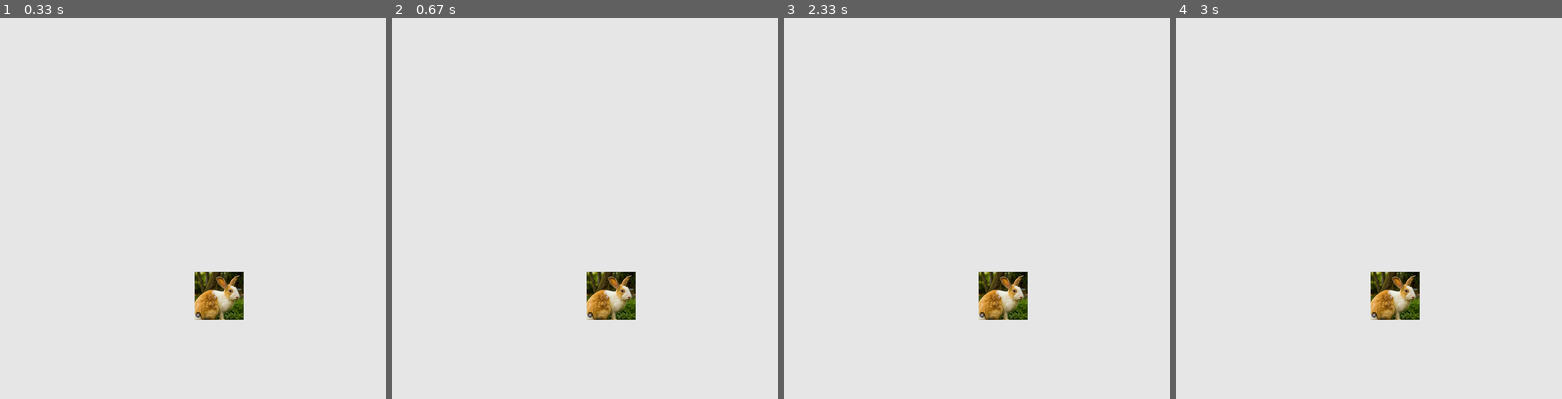
Above: before the commit, frames 1-4 (left to right).
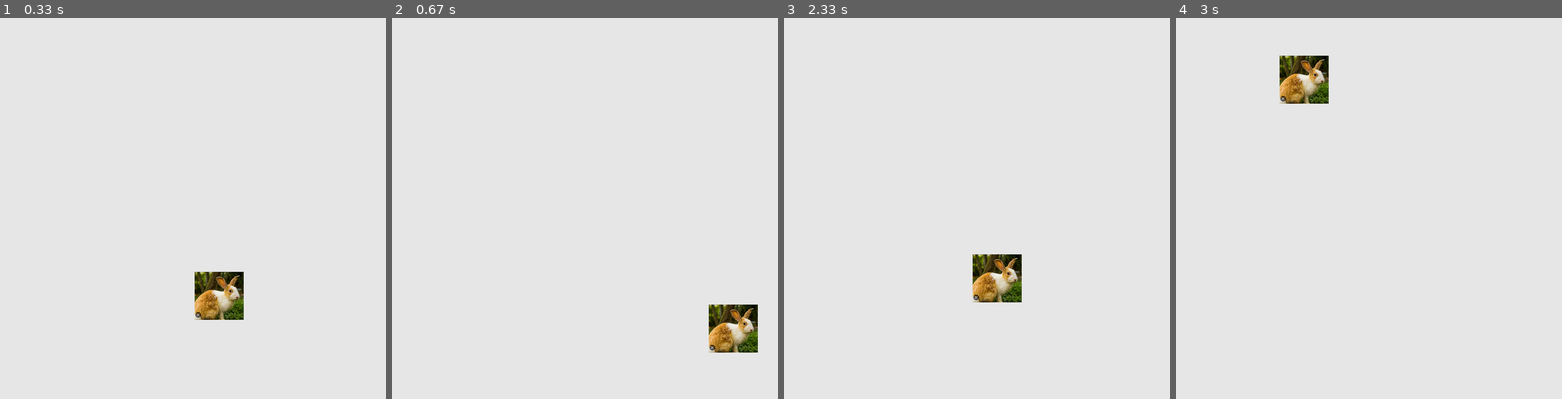
Above: after the commit, the same moments.

Repository: SebastianLenart/Z2J_4_1xx
Game: pygame game, started from Pygame/game.py
Two runs of this game, one before a commit and one after it. Both use one fixed random seed, a clock stepped at 60 frames per second and the inputs below.
Inputs (mouse positions are in pixels of both pictures, inside the frame that each line leads up to):
- Up to frame 1 (0.33 s): no input
- Up to frame 2 (0.67 s): click (612, 296) at 0.38 s
- Up to frame 3 (2.33 s): click (992, 235) at 0.72 s; click (1123, 330) at 2.05 s
- Up to frame 4 (3 s): click (1384, 254) at 2.38 s

Frame 1 is identical in both runs. In frame 2, 3.1% of the frame differs, in the area x 50-95%, y 66-88%; in frame 3, 2.3%; in frame 4, 3.1%.

Commit message:
dodac czas zycie poziom, ogolnie wyniki

Diff:
--- a/Pygame/game.py
+++ b/Pygame/game.py
@@ -12,15 +12,16 @@
                                                self.settings.screen_height))
         pygame.display.set_caption("Game: rabbits")
         self.start_ticks = pygame.time.get_ticks()  # starter tick
+        self.list_of_rabbits = []
+        self.list_of_rabbits.append(Rabbit(self))
 
-        self.rabbit = Rabbit(self)
 
         display = Display(self)
 
     def run(self):
         while True:
             self._check_events()
-            # self.update_time()
+            self.update_time() # moze bedzie dzialac bez tego, w sensie ze w tle
             self.update_screen()
 
     def _check_events(self):
@@ -31,20 +32,21 @@
             elif event.type == pygame.MOUSEBUTTONDOWN:
                 mouse_pos = pygame.mouse.get_pos()
                 print(mouse_pos)
-                self.check_pos_any_rabbit(mouse_pos)
+                if self.list_of_rabbits[-1].check_pos_any_rabbit(mouse_pos):
+                    self.list_of_rabbits.pop()
+                    self.list_of_rabbits.append(Rabbit(self))
 
     def check_pos_any_rabbit(self, pos):
         pass
 
     def update_screen(self):
         self.screen.fill(self.settings.bg_color)
-        self.rabbit.blitme()
+        self.list_of_rabbits[-1].blitme()
         pygame.display.flip()  # odswiezanie okna
 
 
     def update_time(self):
         seconds = int((pygame.time.get_ticks() - self.start_ticks) / 1000)  # calculate how many seconds
-        print(seconds)  # print how many seconds
         return seconds
 
 
--- a/Pygame/rabbit.py
+++ b/Pygame/rabbit.py
@@ -13,9 +13,13 @@
         self.image = pygame.image.load("C:\\Users\\Sebastian\\Z2J_4_1xx\\Pygame\\krolik.png")
         self.rect = self.image.get_rect()
         self.rect.center = self.screen_rect.center
-        self.rect.x = random.randrange(0, width-self.rect.width)
-        self.rect.y = random.randrange(0, height-self.rect.height)
+        self.rect.x = random.randrange(0, width - self.rect.width)
+        self.rect.y = random.randrange(0, height - self.rect.height)
 
+    def check_pos_any_rabbit(self, pos):
+        if self.rect.collidepoint(pos):
+            return True
+        return False
 
     def blitme(self):
         self.screen.blit(self.image, self.rect)
